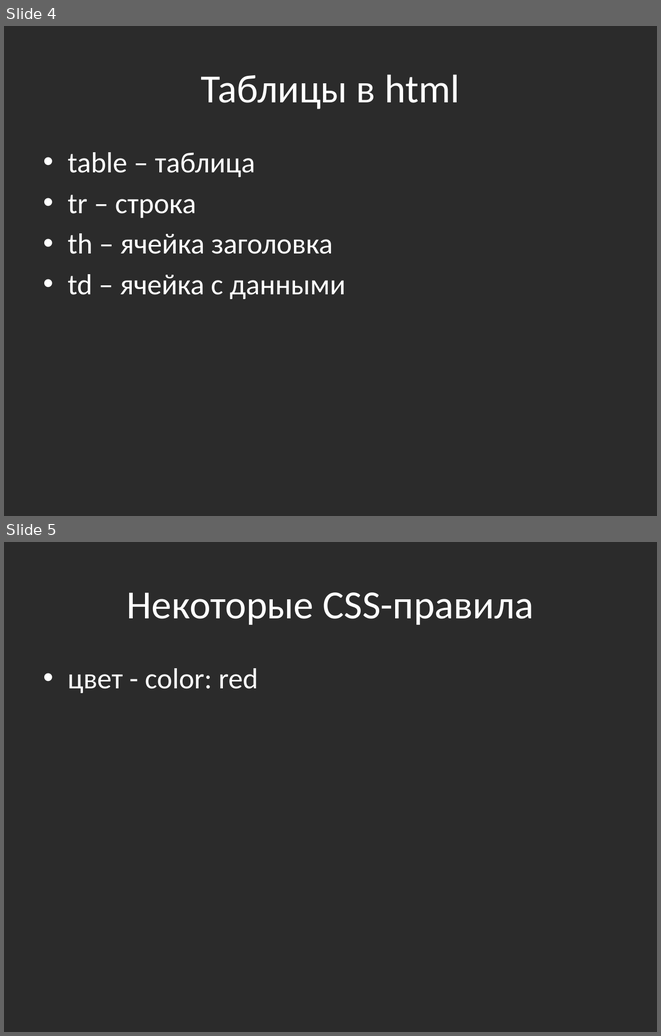
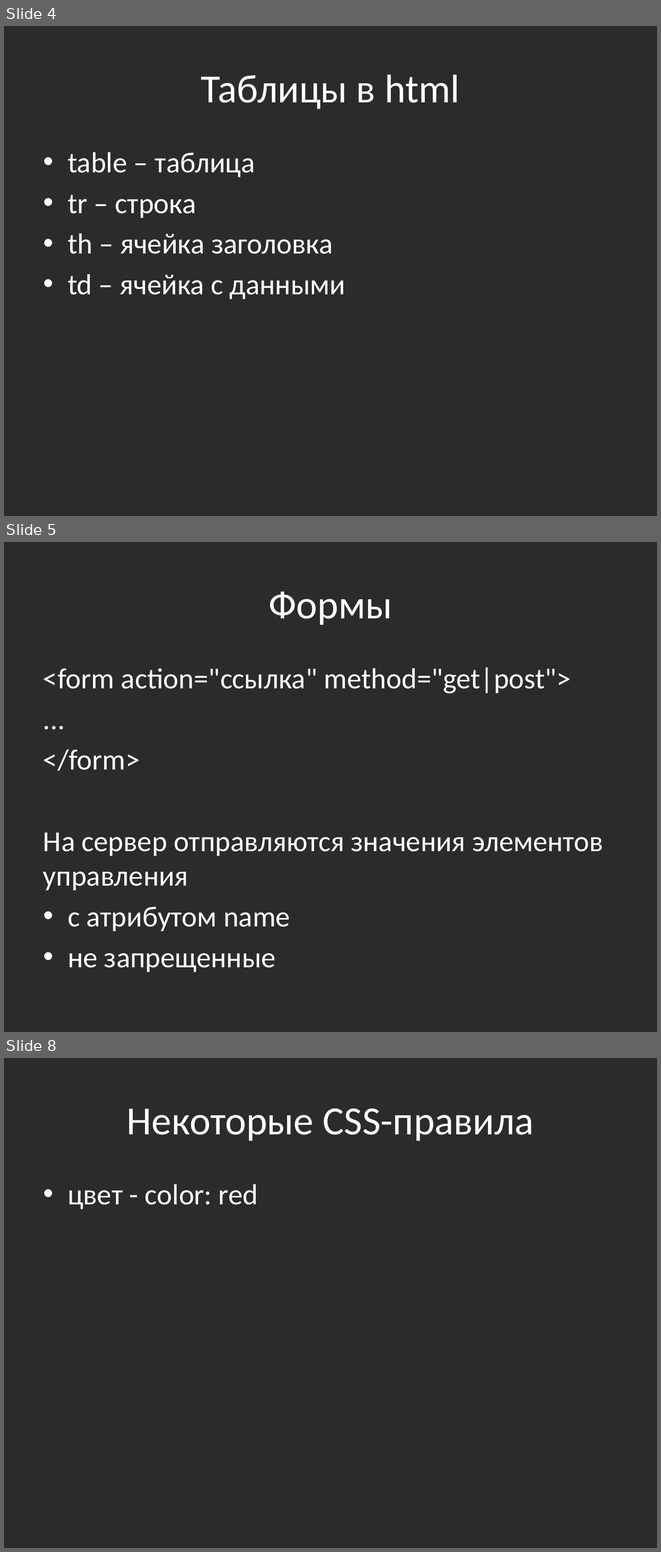
Before and after one commit to bazile/AspNetMvcTraining, a slide deck: html-css-js.pptx. Shown one above the other, each under a label of ours: slides 4 and 5 before the commit, slides 4, 5 and 8 after it; the slides between them are not shown. The pictures are 661x1036 and 661x1552 pixels, drawn with LibreOffice and Linux fonts; fonts in the diff are those of the drawing; background and template pictures are left out; a plain dark background stands for a picture behind light text. Boxes give left, top, right and bottom in pixels: in the first picture for what was removed or moved away, otherwise in the second. Text is boxed around its words. In the diff, an @@ line names an element or a change of style, - is before the commit and + after.

Commit message:
Формы

```diff
--- a/html-css-js.pptx
+++ b/html-css-js.pptx
@@ slide 5 added at <box>4,542,657,1032</box>, background picture (left out) @@
@@ title added at <box>268,591,392,625</box>, 44 pt, text #FFFFFF @@
+Формы
@@ text added at <box>43,667,603,972</box>, 32 pt, text #FFFFFF @@
+<form action="ссылка" method="get|post">
+...
+</form>
+На сервер отправляются значения элементов управления
+• с атрибутом name
+• не запрещенные
@@ what was slide 5 is now slide 8 @@
```
Also in this commit, not shown: 2 other slides added.
